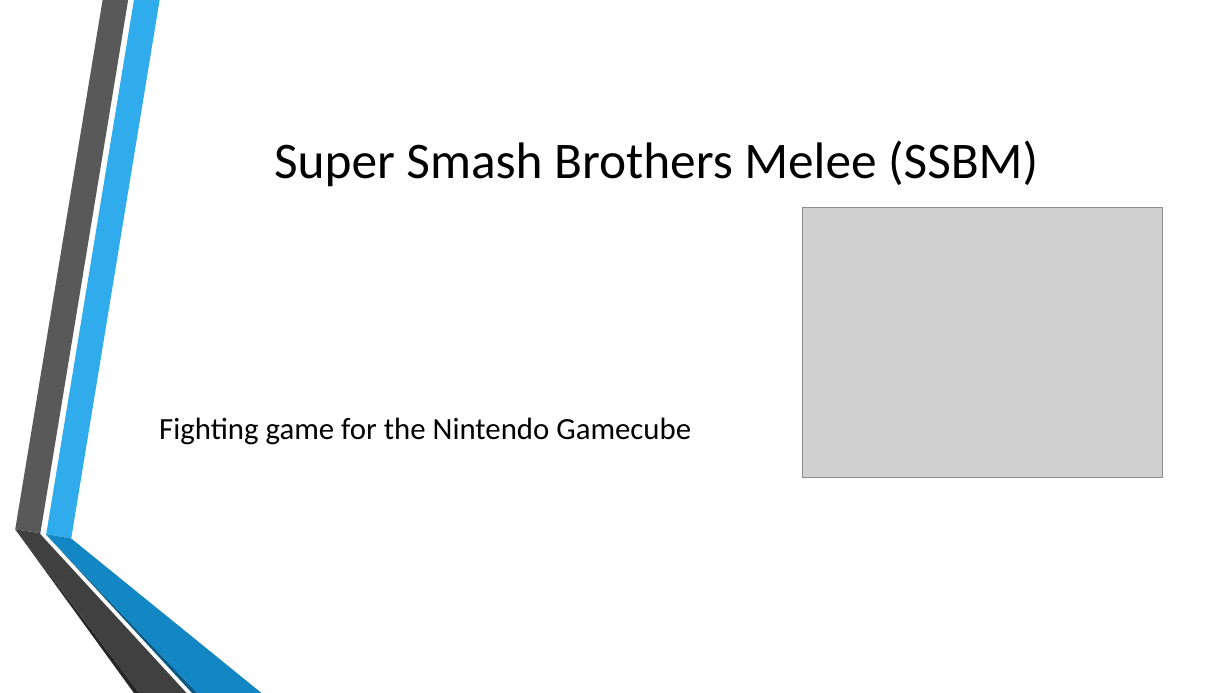
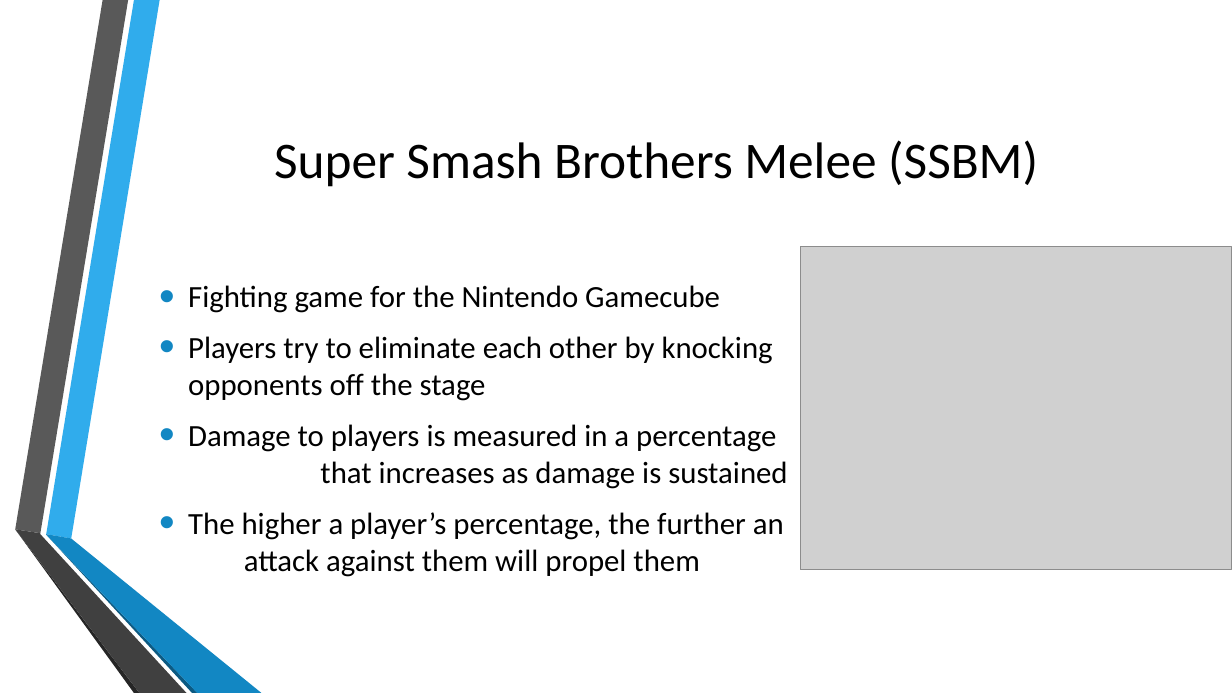
Before and after one commit to KeganMc/Super-Smash-Bros-Melee-AI, a slide deck: slide 2 of Documents/ProjectPresentation.pptx. Drawn at 1232x693 pixels with LibreOffice and Linux fonts; fonts in the diff are those of the drawing; grey boxes stand for pictures; background and template pictures are left out. Boxes give left, top, right and bottom in pixels: in the first picture for what was removed or moved away, otherwise in the second. Text is boxed around its words. In the diff, an @@ line names an element or a change of style, - is before the commit and + after.

Commit message:
Slides Update
Finished the slide talking about SSBM

```diff
--- a/Documents/ProjectPresentation.pptx
+++ b/Documents/ProjectPresentation.pptx
@@ picture: place and size @@
-picture at [802,208,1163,478]
+picture at [800,247,1232,570]
@@ text at [188,285,720,313]: bullet none to • @@
@@ text at [188,336,787,577]: paragraphs added @@
+• Players try to eliminate each other by knocking opponents off the stage
+• Damage to players is measured in a percentage that increases as damage is sustained
+• The higher a player’s percentage, the further an attack against them will propel them
```
Also in this commit, not shown: 2 other slides changed.
